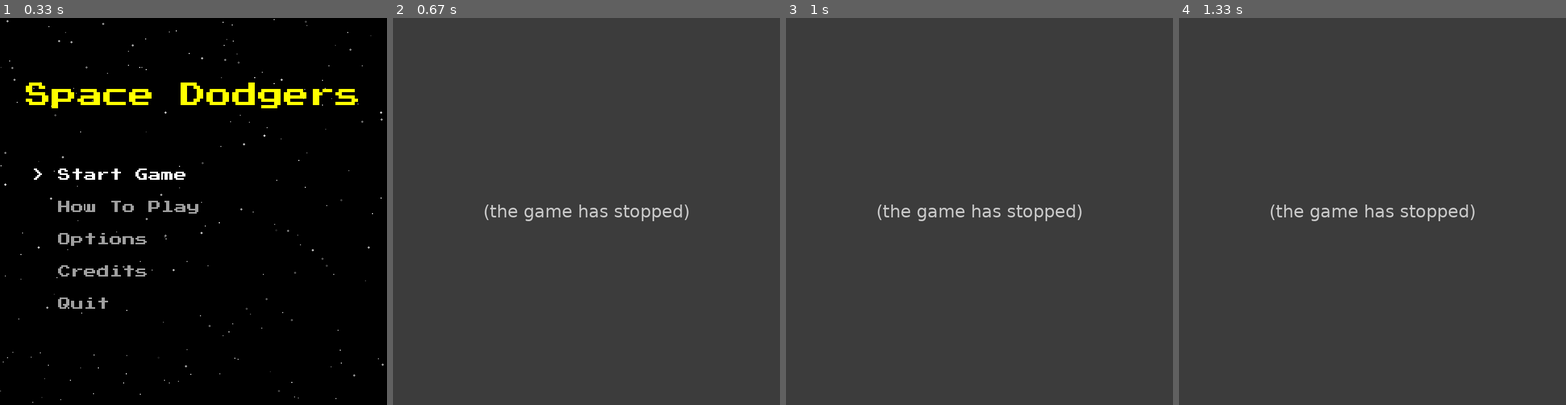
Above: before the commit, frames 1-4 (left to right).
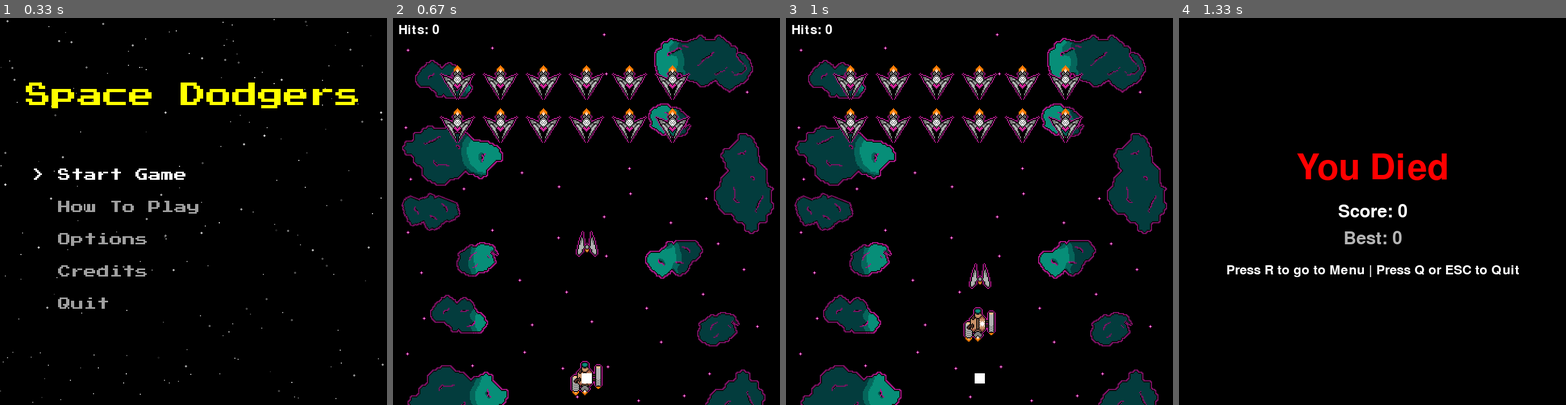
Above: after the commit, the same moments.

Repository: software-engineering-game/pygame-game
Game: pygame game, started from main.py
The game is run twice, just before and just after one commit, with the same random seed, the same clock (stepped at 60 frames per second) and the same inputs.
Inputs:
- Up to frame 1 (0.33 s): no input
- Up to frame 2 (0.67 s): tap Enter at 0.33 s
- Up to frame 3 (1 s): hold Up from 0.67 s (still down)
- Up to frame 4 (1.33 s): release Up at 1.13 s

Frame 1 is identical in both runs. In frame 2, 100% of the frame differs, in the area x 0-100%, y 0-100%; in frame 3, 100%; in frame 4, 100%.
Error before the commit: TypeError: build_level() got an unexpected keyword argument 'level' (game_state.py line 213); the game stopped at 0.33 s (later frames are placeholders)

Commit message:
Update game_state.py

Diff:
--- a/states/game_state.py
+++ b/states/game_state.py
@@ -212,7 +212,7 @@
 
         utils.build_level(
             asset_folder=asset_folder,
-            level="swarm_wave",
+            level_name="first_wave",
             enemy_ships=self.enemy_ships,
             temp_type=Basic_Enemy
         )
